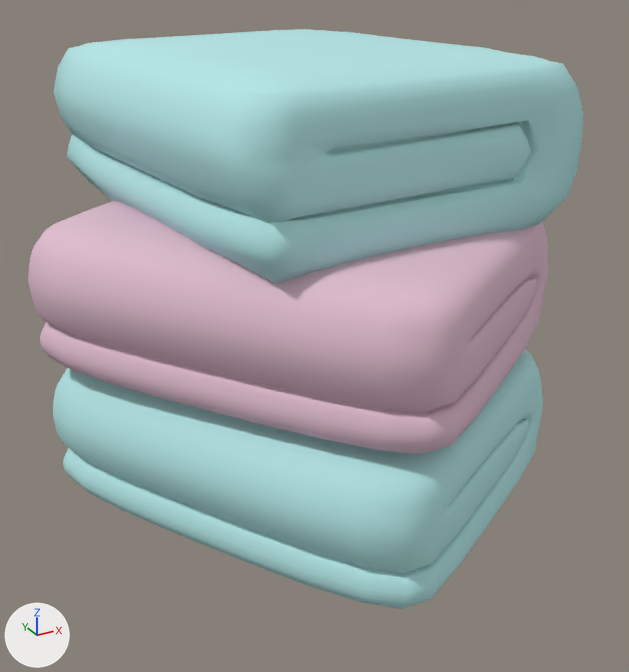
Before and after pictures for a commit that changed the FBX model Rat House Guest/Assets/__HouseGuestProject/Models/Bathroom/Folded_towels.fbx.
Camera for both pictures: a 50 mm camera at (-7.249, -1.993, 2.032) aimed at (-6.934, -1.42, 1.746). Lighting does not change. The marker at lower left points along +X, +Y and +Z.

The first picture shows 'Towel_folded.001', 'Towel_folded.002', 'Towel_folded.003'.
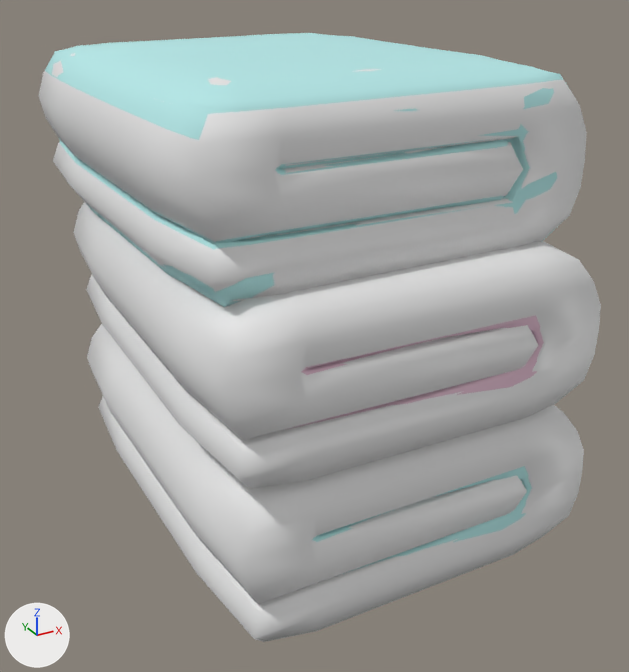
The change in detail:
me_cube_044 has 812 vertices, 810 faces and spans x -0.143..0.177, y -0.185..0.185, z -0.066..0.063.
me_cube_044 is used by ob_towel_folded_002; location (-6.931, -1.36, 1.905).
me_cube_044 part 3: the whole mesh is turned -5 degrees about the z axis through the mesh origin.
me_cube_025 has 812 vertices, 810 faces and spans x -0.186..0.214, y -0.197..0.216, z -0.06..0.062.
me_cube_025 is used by ob_towel_folded_001; location (-6.955, -1.418, 1.791).
me_cube_025 part 1: the whole mesh is turned -35 degrees about the z axis through the mesh origin.
me_cube_045 has 812 vertices, 810 faces and spans x -0.181..0.21, y -0.196..0.215, z -0.06..0.062.
me_cube_045 is used by ob_towel_folded_003; location (-6.953, -1.42, 1.672).
me_cube_045 part 2: the whole mesh is turned -30 degrees about the z axis through the mesh origin.
Mesh me_cube_128 is new.
It has 205 vertices, 202 faces and spans x -0.136..0.17, y -0.177..0.177, z -0.062..0.062.
Mesh me_cube_127 is new.
It has 205 vertices, 202 faces and spans x -0.137..0.172, y -0.179..0.179, z -0.062..0.062.
Mesh me_cube_129 is new.
It has 205 vertices, 202 faces and spans x -0.135..0.17, y -0.177..0.177, z -0.062..0.062.
Object 'Towel_folded.002' (ob_towel_folded_002) moves from (-6.931, -1.36, 1.905) to (-6.961, -1.391, 1.905).
Object 'Towel_folded.002Proxy' (ob_towel_folded_002proxy) is new; it shows me_cube_128.
Its location is (-6.961, -1.391, 1.905).
Object 'Towel_folded.001Proxy' (ob_towel_folded_001proxy) is new; it shows me_cube_127.
Its location is (-6.955, -1.418, 1.791).
Object 'Towel_folded.003Proxy' (ob_towel_folded_003proxy) is new; it shows me_cube_129.
Its location is (-6.953, -1.42, 1.672).

Where the change shows, as pixel boxes [x1, y1, x2, y2] in the pictures (629 x 672 px):
'Towel_folded.002', mesh turned, moved
    before: [53, 29, 583, 283]
    after: [45, 33, 568, 307]
'Towel_folded.001', mesh turned
    before: [28, 201, 548, 454]
    after: [286, 316, 544, 430]
'Towel_folded.001Proxy', added
    after: [73, 202, 601, 489]
'Towel_folded.002Proxy', added
    after: [38, 53, 587, 302]
'Towel_folded.003', mesh turned
    before: [53, 350, 543, 609]
    after: [312, 466, 532, 575]
'Towel_folded.003Proxy', added
    after: [87, 324, 584, 642]
